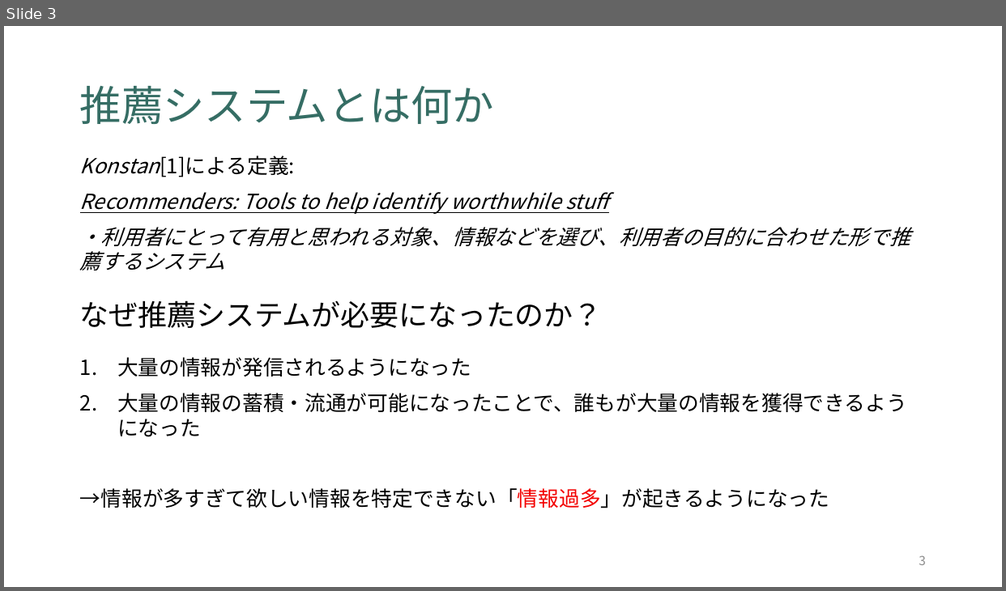
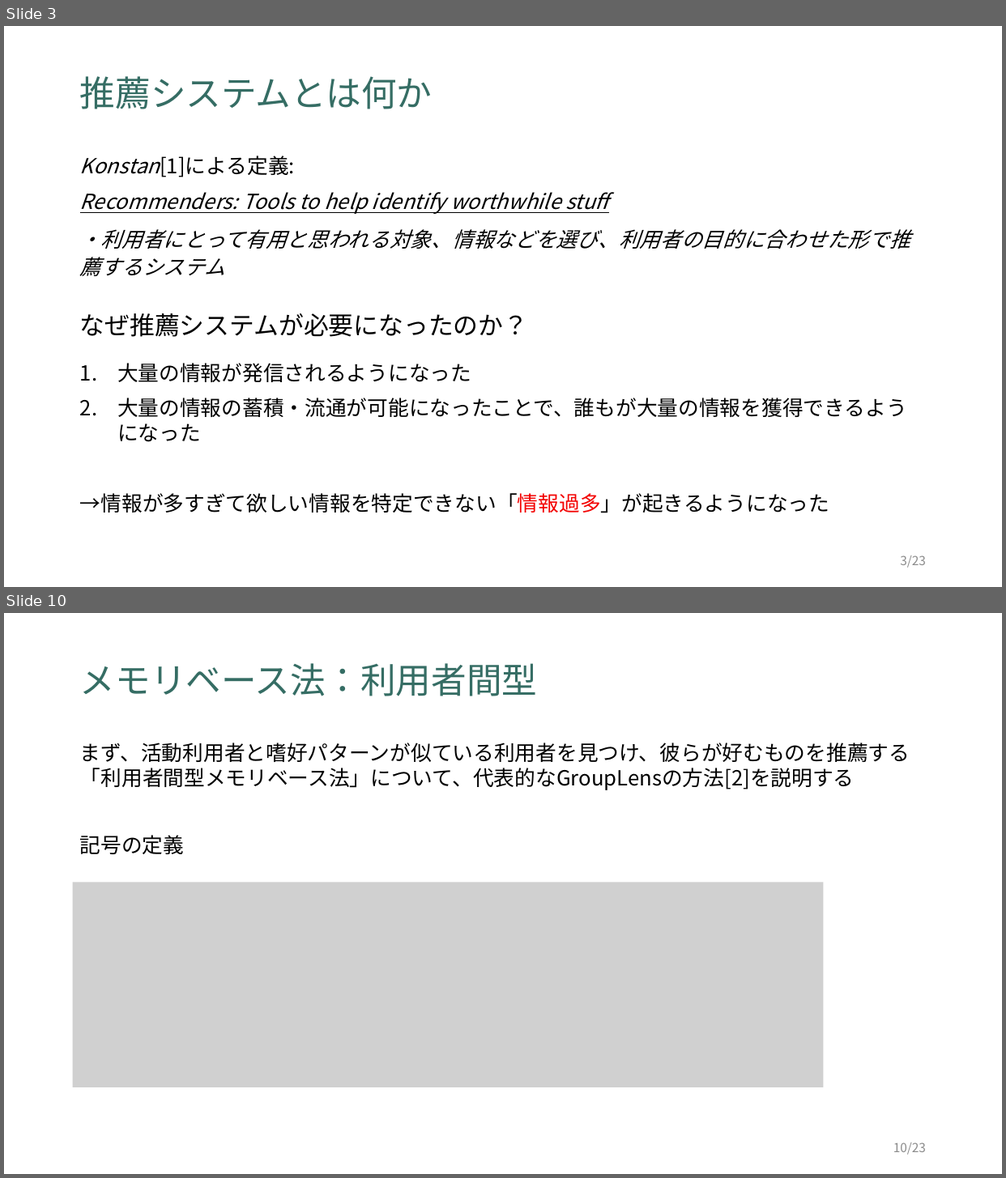
Before and after one commit to tomos7231/seminar, a slide deck: research/推薦システムのアルゴリズム.pptx. Shown one above the other, each under a label of ours: slide 3 before the commit, slides 3 and 10 after it; the slides between them are not shown. The pictures are 1006x591 and 1006x1178 pixels, drawn with LibreOffice and Linux fonts; fonts in the diff are those of the drawing; grey boxes stand for pictures. Boxes give left, top, right and bottom in pixels: in the first picture for what was removed or moved away, otherwise in the second. Text is boxed around its words. In the diff, an @@ line names an element or a change of style, - is before the commit and + after.

```diff
--- a/research/推薦システムのアルゴリズム.pptx
+++ b/research/推薦システムのアルゴリズム.pptx
@@ slide 10 added at [4, 613, 1002, 1174], background #FFFFFF @@
@@ title added at [80, 663, 537, 696], 34 pt, text #356D64 @@
+メモリベース法：利用者間型
@@ text added at [80, 743, 910, 790], 20 pt, text #000000 @@
+まず、活動利用者と嗜好パターンが似ている利用者を見つけ、彼らが好むものを推薦する「利用者間型メモリベース法」について、代表的なGroupLensの方法[2]を説明する
@@ text added at [80, 835, 185, 854], 20 pt, text #000000 @@
+記号の定義
@@ picture added at [73, 883, 824, 1088] @@
@@ page number added at [893, 1143, 926, 1155], 12 pt, text #8C8C8C @@
+10/23
@@ slide 3 changed as well @@
@@ title "推薦システムとは何か": place and size @@
-title "推薦システムとは何か" at [80, 86, 494, 124]
+title "推薦システムとは何か" at [80, 76, 432, 109]
@@ title "推薦システムとは何か" at [80, 76, 432, 109]: size 40 to 34 pt @@
@@ text at [80, 229, 910, 276]: line spacing 1 to 1.1 @@
@@ text "なぜ推薦システムが必要になったのか？": place and size @@
-text "なぜ推薦システムが必要になったのか？" at [80, 301, 603, 328]
+text "なぜ推薦システムが必要になったのか？" at [80, 314, 528, 337]
@@ text "なぜ推薦システムが必要になったのか？" at [80, 314, 528, 337]: size 28 to 24 pt @@
@@ page number at [900, 556, 926, 568]: text changed @@
-3
+3/23
```
Also in this commit, not shown: 2 other slides changed, 19 other slides added, 1 slide removed, 1 other file.
